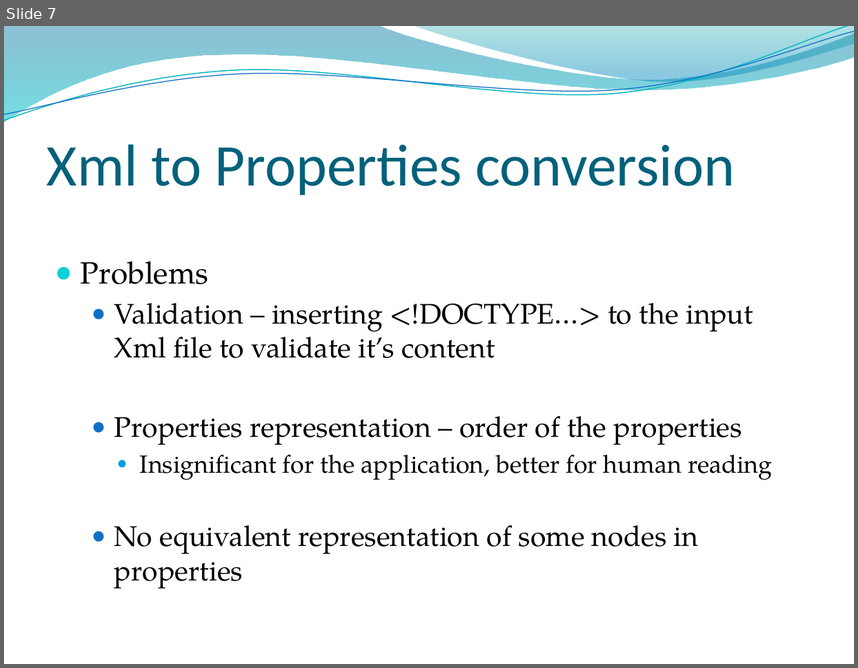
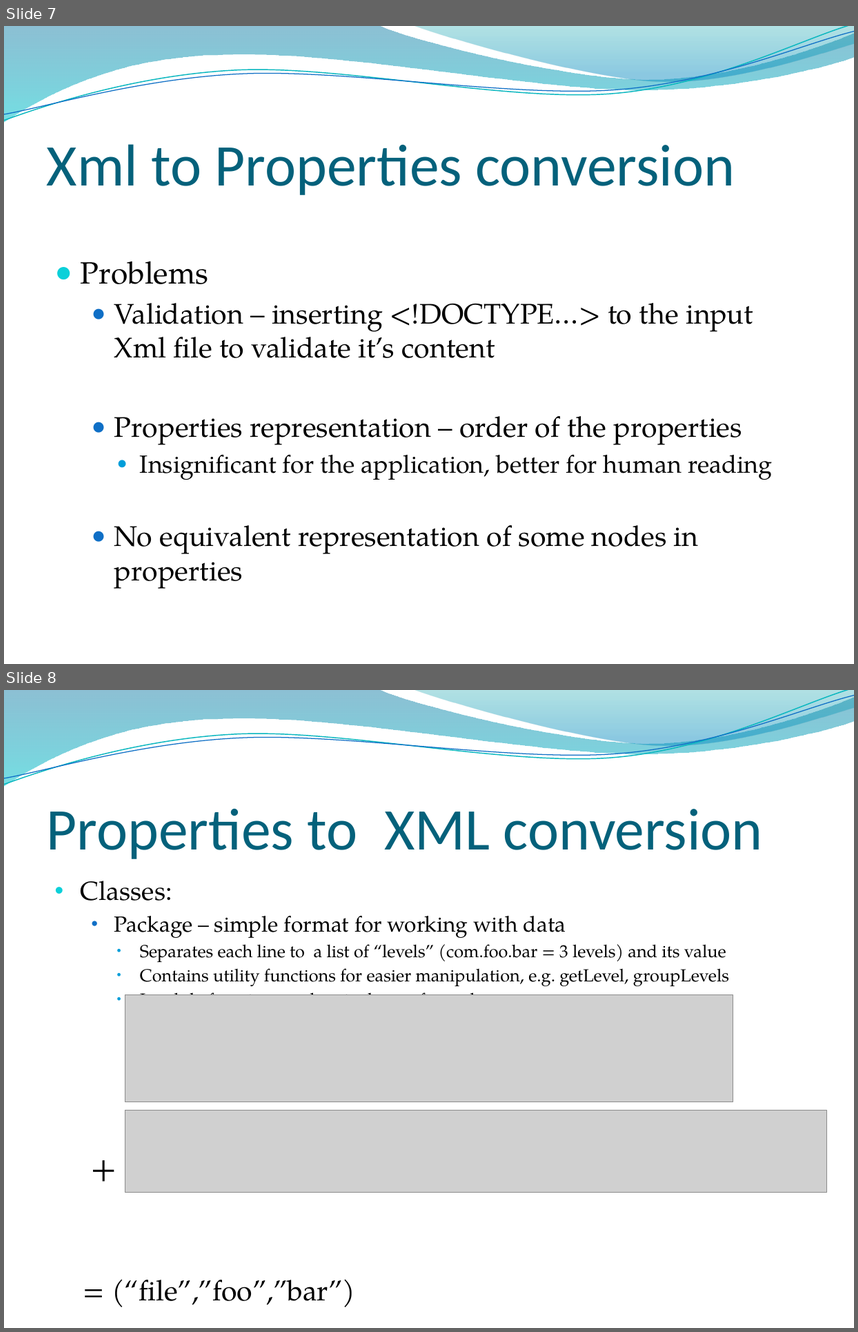
Before and after one commit to xstefank/log4jToXml, a slide deck: log4j.pptx. Shown one above the other, each under a label of ours: slide 7 before the commit, slides 7 and 8 after it. The pictures are 858x668 and 858x1332 pixels, drawn with LibreOffice and Linux fonts; fonts in the diff are those of the drawing; grey boxes stand for pictures; background and template pictures are left out. Boxes give left, top, right and bottom in pixels: in the first picture for what was removed or moved away, otherwise in the second. Text is boxed around its words. In the diff, an @@ line names an element or a change of style, - is before the commit and + after.

```diff
--- a/log4j.pptx
+++ b/log4j.pptx
@@ slide 8 added at [4,690,854,1328], background picture (left out); not listed: 4 template elements that a slide beside it also shows @@
@@ title added at [47,809,763,859], 50 pt, text #04617B @@
+Properties to XML conversion
@@ text added at [81,880,729,995], 14.8 pt, text #000000 @@
+• Classes:
+  • Package – simple format for working with data
+    • Separates each line to a list of “levels” (com.foo.bar = 3 levels) and its value
+    • Contains utility functions for easier manipulation, e.g. getLevel, groupLevels
+    • Lambda functions replace inelegant for cycles
+    +
+= (“file”,”foo”,”bar”)
@@ picture added at [125,994,733,1101] @@
@@ picture added at [125,1110,827,1192] @@
```
Also in this commit, not shown: 2 other slides added, 6 other files.
